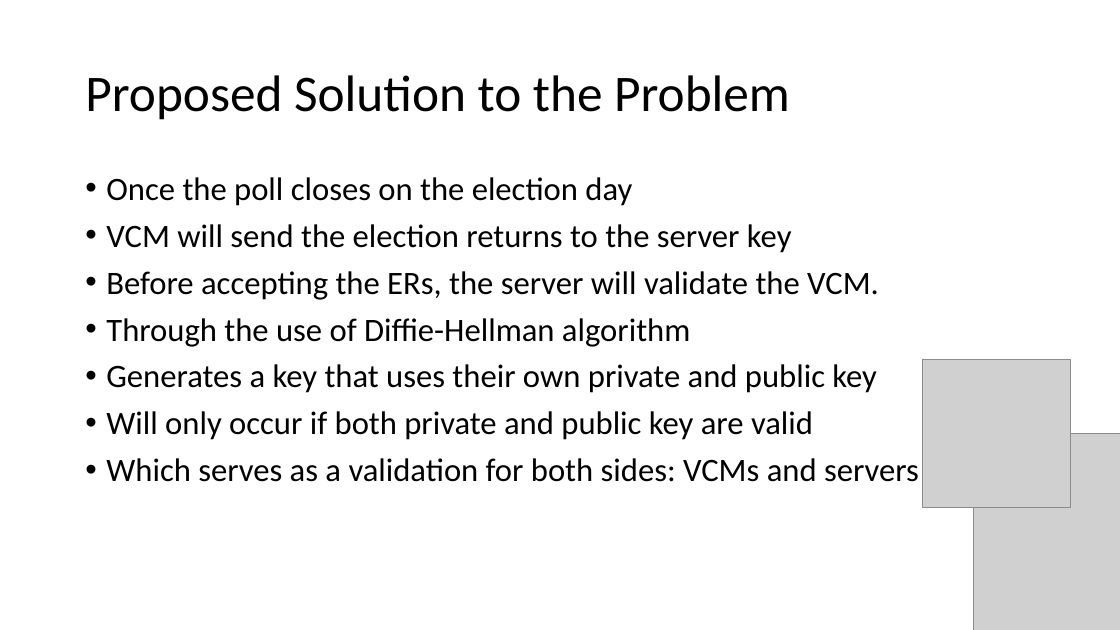
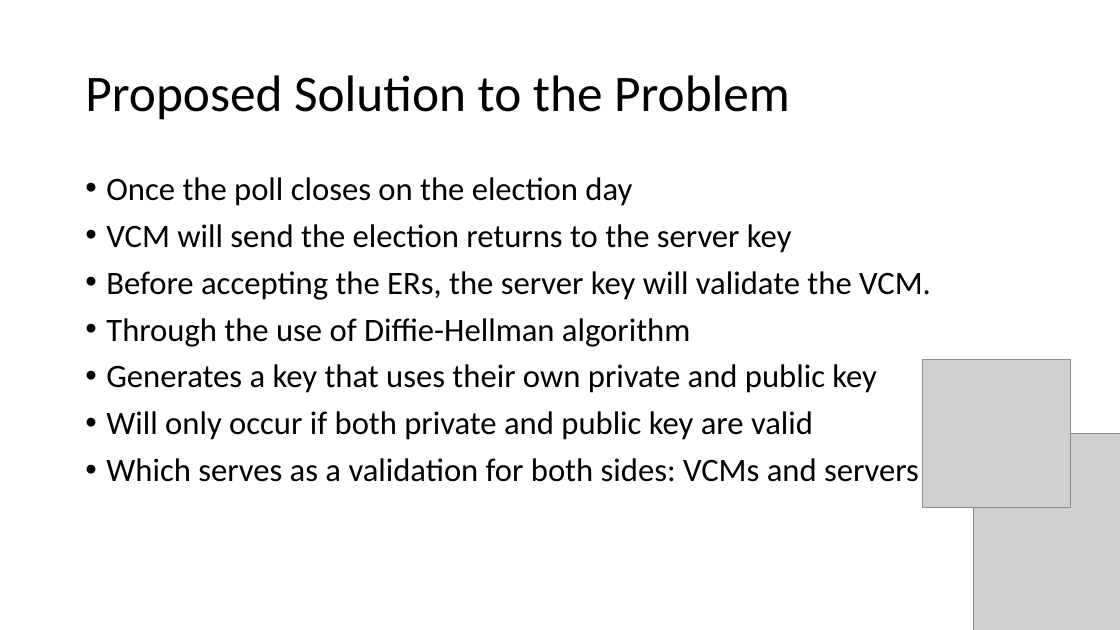
Before and after one commit to seans888/Project---Automate-Election, a slide deck: slide 15 of Documentation/Research Paper/CSPROJ Presentation.pptx. Drawn at 1120x630 pixels with LibreOffice and Linux fonts; fonts in the diff are those of the drawing; grey boxes stand for pictures. Boxes give left, top, right and bottom in pixels: in the first picture for what was removed or moved away, otherwise in the second. Text is boxed around its words. In the diff, an @@ line names an element or a change of style, - is before the commit and + after.

```diff
--- a/Documentation/Research Paper/CSPROJ Presentation.pptx
+++ b/Documentation/Research Paper/CSPROJ Presentation.pptx
@@ text at [106, 271, 931, 300]: text changed @@
-• Before accepting the ERs, the server will validate the VCM.
+• Before accepting the ERs, the server key will validate the VCM.
```
Also in this commit, not shown: 1 slide added, 1 other file.
